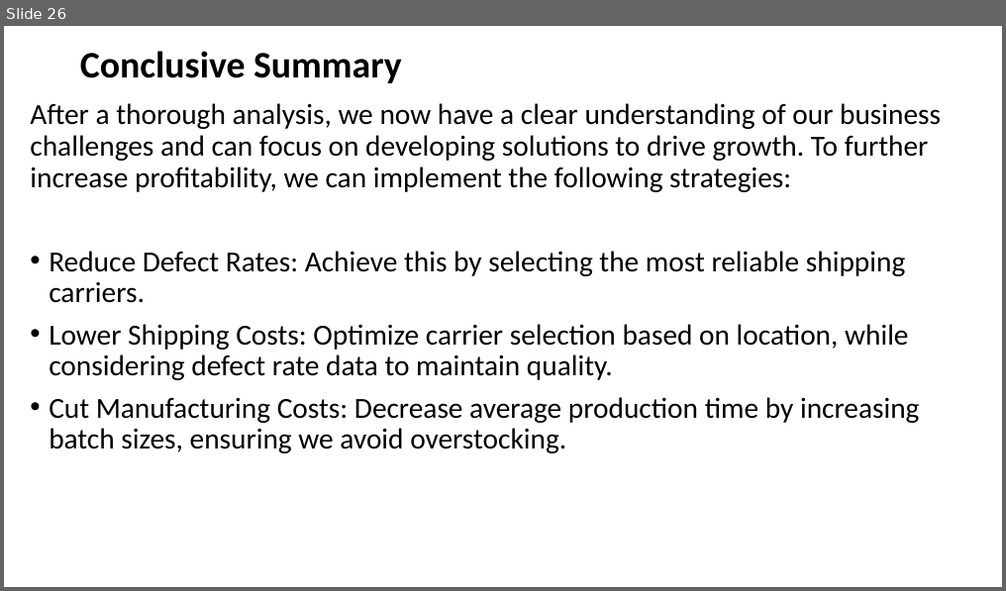
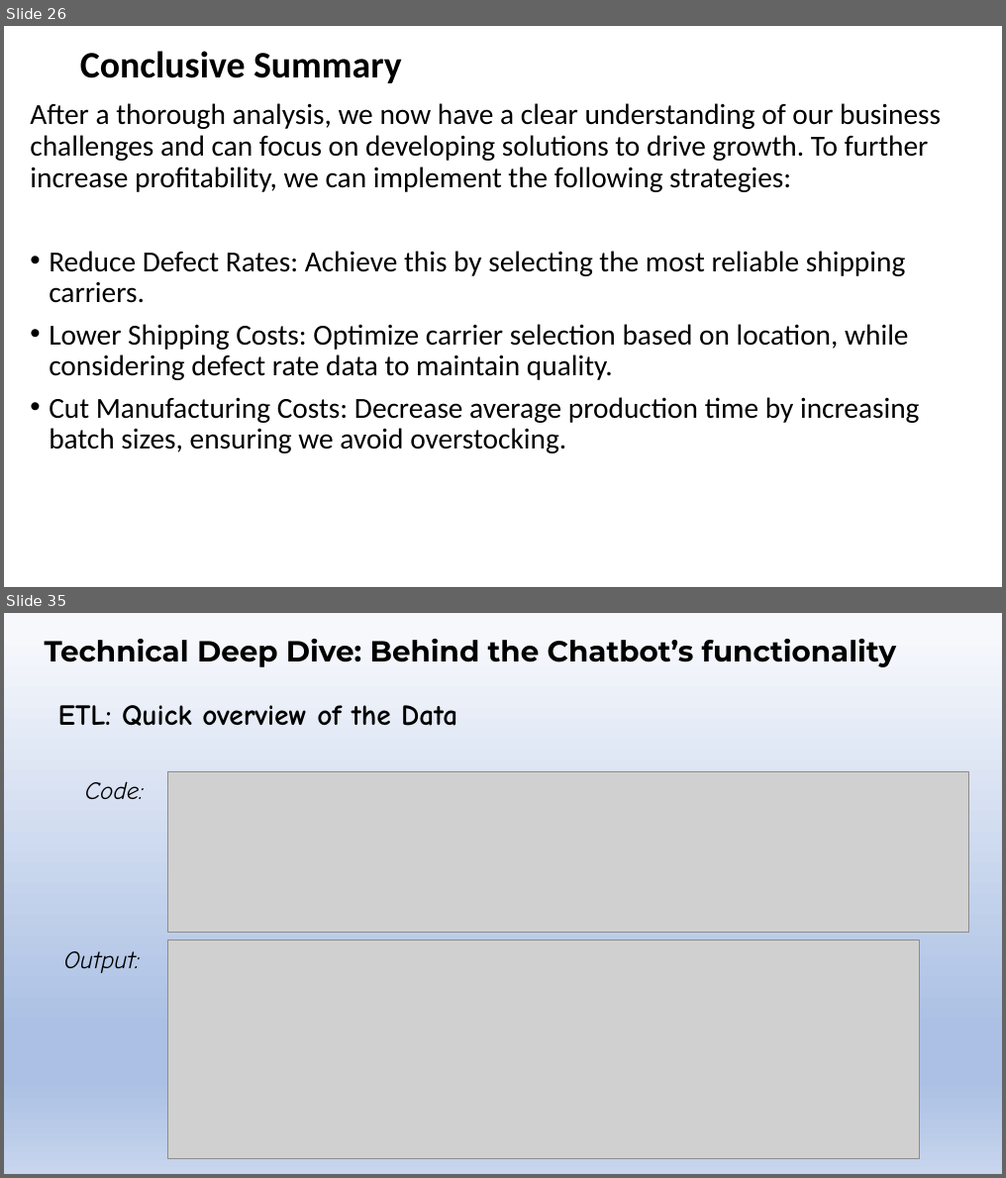
Before and after one commit to Sanket2102/Supply-Chain-Management, a slide deck: Supply Chain Management Presentation.pptx. Shown one above the other, each under a label of ours: slide 26 before the commit, slides 26 and 35 after it; the slides between them are not shown. The pictures are 1006x591 and 1006x1178 pixels, drawn with LibreOffice and Linux fonts; fonts in the diff are those of the drawing; grey boxes stand for pictures; background and template pictures are left out. Boxes give left, top, right and bottom in pixels: in the first picture for what was removed or moved away, otherwise in the second. Text is boxed around its words. In the diff, an @@ line names an element or a change of style, - is before the commit and + after.

```diff
--- a/Supply Chain Management Presentation.pptx
+++ b/Supply Chain Management Presentation.pptx
@@ slide 35 added at (4,613,1002,1174), background gradient #F6F8FC to #ABC0E4 to #C7D5ED @@
@@ title added at (45,639,896,667), 28 pt, text #000000, bold @@
+Technical Deep Dive: Behind the Chatbot’s functionality
@@ text added at (58,705,457,726), 28 pt, text #000000, bold @@
+ETL: Quick overview of the Data
@@ text added at (85,781,144,799), 24 pt, text #000000, italic @@
+Code:
@@ picture added at (168,771,968,933) @@
@@ text added at (64,952,140,973), 24 pt, text #000000, italic @@
+Output:
@@ picture added at (168,940,920,1158) @@
```
Also in this commit, not shown: 2 slides changed, 27 other slides added.
